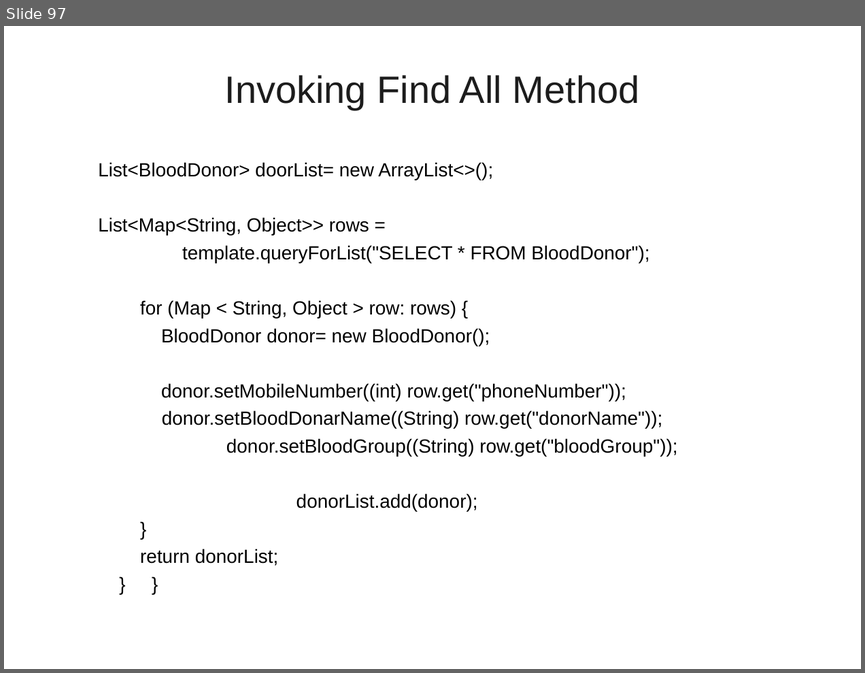
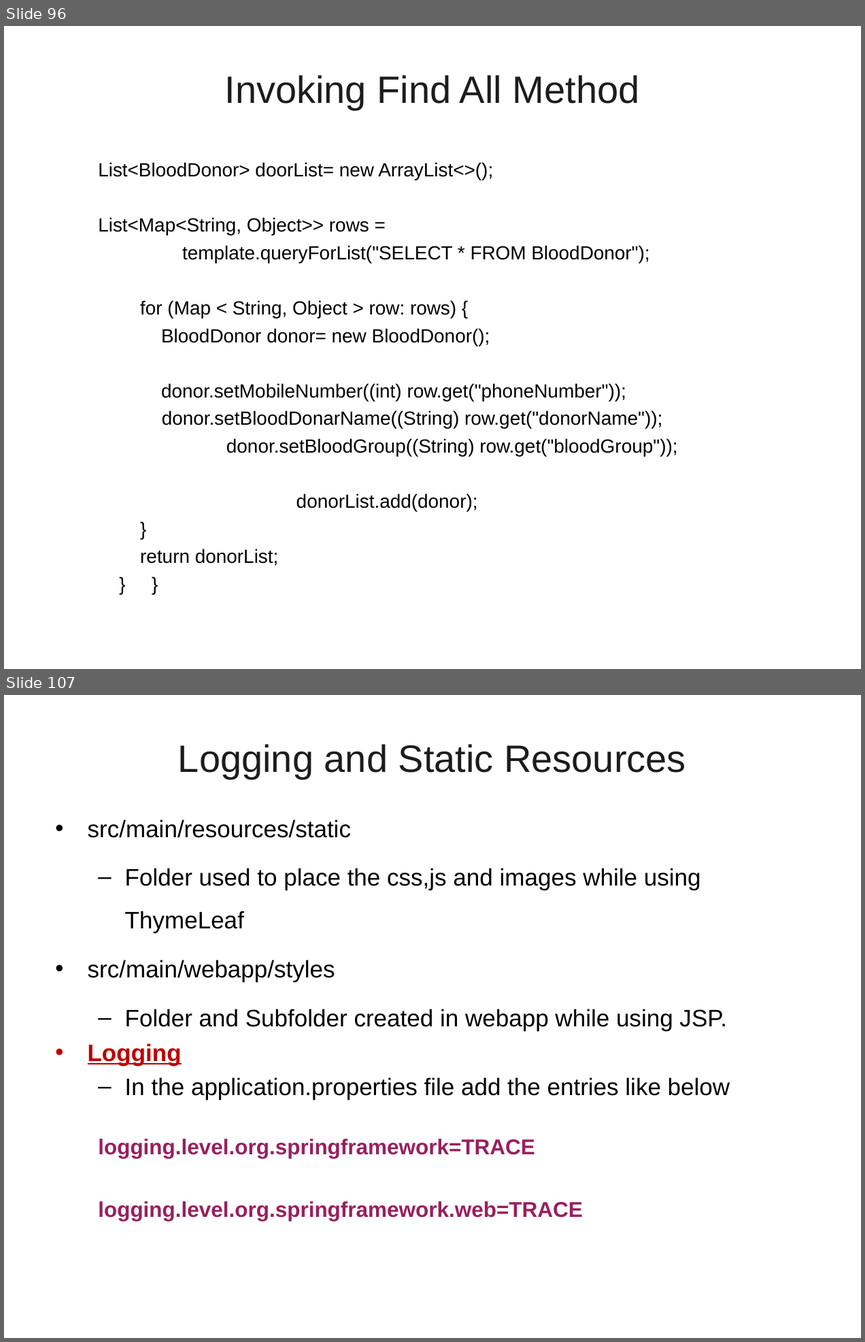
Before and after one commit to vatsanTraining/corejava, a slide deck: SpringBoot_Module1.ppt. Shown one above the other, each under a label of ours: slide 97 before the commit, slides 96 and 107 after it; the slides between them are not shown. The pictures are 865x673 and 865x1342 pixels, drawn with LibreOffice and Linux fonts; fonts in the diff are those of the drawing; background and template pictures are left out. Boxes give left, top, right and bottom in pixels: in the first picture for what was removed or moved away, otherwise in the second. Text is boxed around its words. In the diff, an @@ line names an element or a change of style, - is before the commit and + after.

```diff
--- a/SpringBoot_Module1.ppt
+++ b/SpringBoot_Module1.ppt
@@ slide 107 added at bbox=[4, 695, 861, 1338], background picture (left out) @@
@@ title added at bbox=[178, 744, 686, 779], 32 pt, text #1C1C1C @@
+Logging and Static Resources
@@ text added at bbox=[88, 819, 730, 1221], 20 pt, text #000000 @@
+• src/main/resources/static
+  – Folder used to place the css,js and images while using ThymeLeaf
+• src/main/webapp/styles
+  – Folder and Subfolder created in webapp while using JSP.
+• Logging
+  – In the application.properties file add the entries like below
+  logging.level.org.springframework=TRACE
+  logging.level.org.springframework.web=TRACE
@@ what was slide 97 is now slide 96 @@
```
Also in this commit, not shown: 2 slides changed, 21 other slides added, 1 slide removed.
